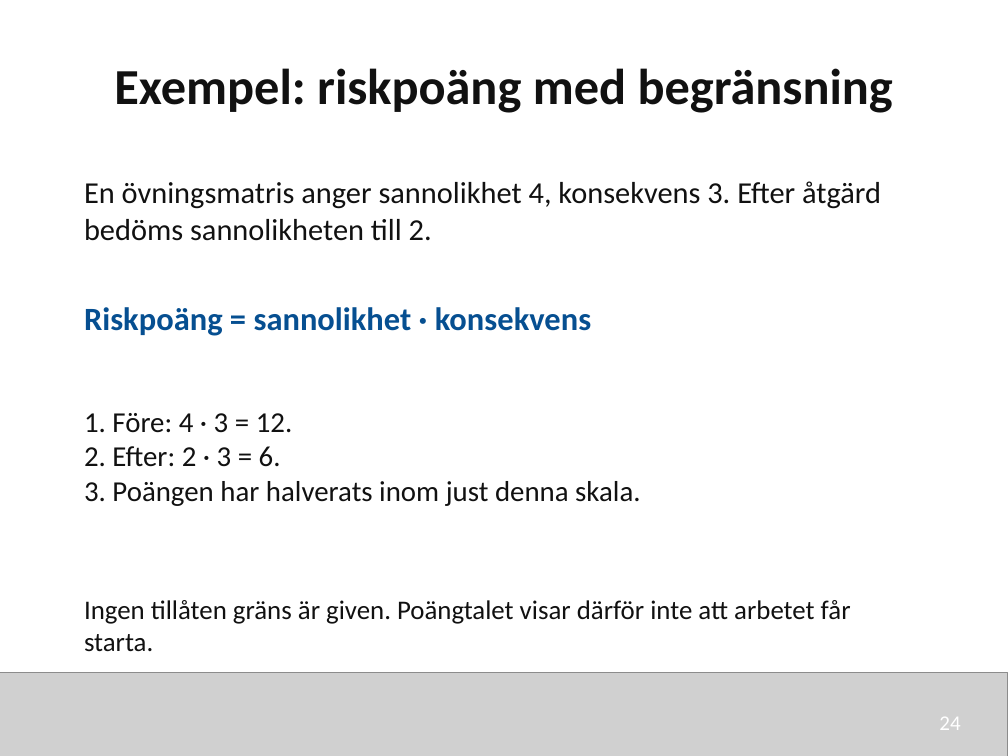
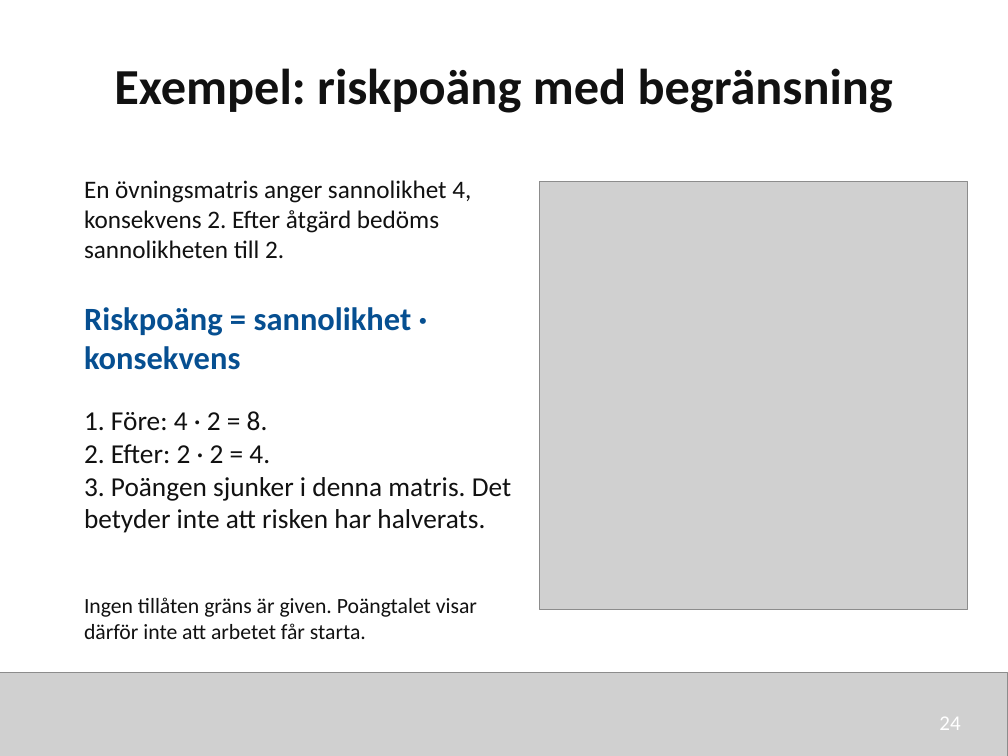
Before and after one commit to nj22az/nj22az.github.io, a slide deck: slide 24 of sjoskolan/vecka-42/aktuell/v42_03_Riskbedomning_och_skydd_elev.pptx. Drawn at 1008x756 pixels with LibreOffice and Linux fonts; fonts in the diff are those of the drawing; grey boxes stand for pictures. Boxes give left, top, right and bottom in pixels: in the first picture for what was removed or moved away, otherwise in the second. Text is boxed around its words. In the diff, an @@ line names an element or a change of style, - is before the commit and + after.

```diff
--- a/sjoskolan/vecka-42/aktuell/v42_03_Riskbedomning_och_skydd_elev.pptx
+++ b/sjoskolan/vecka-42/aktuell/v42_03_Riskbedomning_och_skydd_elev.pptx
@@ text at (84, 180, 471, 258): text changed; size 21.8 to 18 pt @@
-En övningsmatris anger sannolikhet 4, konsekvens 3. Efter åtgärd bedöms sannolikheten till 2.
+En övningsmatris anger sannolikhet 4, konsekvens 2. Efter åtgärd bedöms sannolikheten till 2.
@@ picture added at (539, 181, 968, 610) @@
@@ text "Riskpoäng = sannolikhet · konsekvens" rewrapped from (84, 307, 591, 336) to (84, 307, 412, 370) @@
@@ text at (84, 411, 511, 533): text changed; size 20.6 to 19.5 pt @@
-1. Före: 4 · 3 = 12.
-2. Efter: 2 · 3 = 6.
-3. Poängen har halverats inom just denna skala.
+1. Före: 4 · 2 = 8.
+2. Efter: 2 · 2 = 4.
+3. Poängen sjunker i denna matris. Det betyder inte att risken har halverats.
@@ text "Ingen tillåten gräns är given. ..." at (84, 597, 477, 639): size 19.1 to 15.5 pt @@
```
Also in this commit, not shown: 16 other slides changed, 13 other files.
